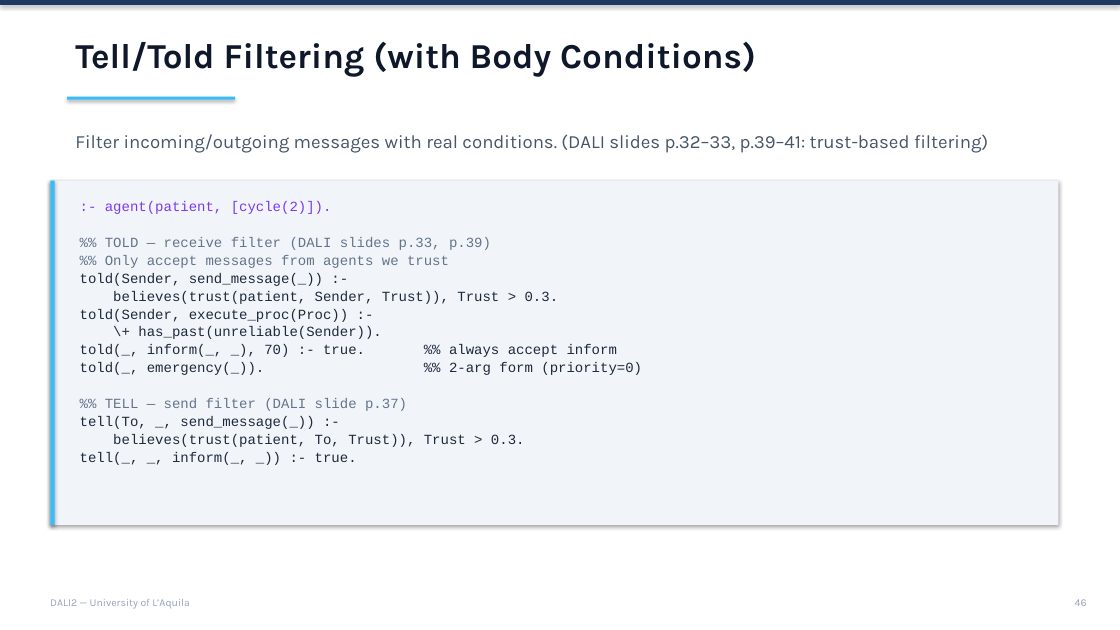
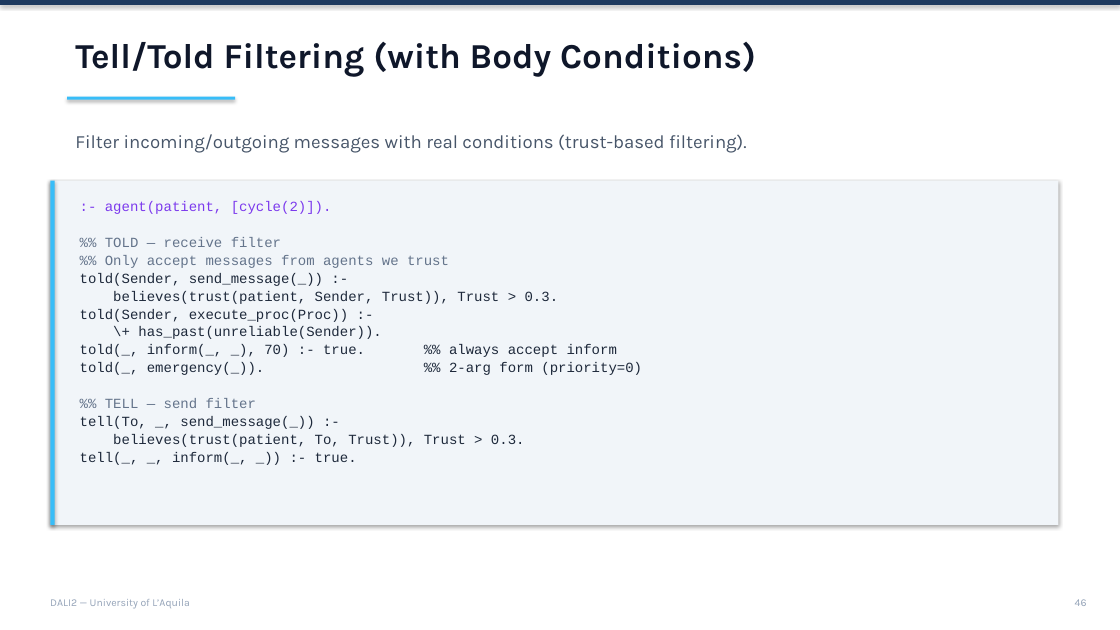
Before and after one commit to AAAI-DISIM-UnivAQ/DALI2, a slide deck: slide 46 of slides/Slides.pptx. Drawn at 1120x630 pixels with LibreOffice and Linux fonts; fonts in the diff are those of the drawing. Boxes give left, top, right and bottom in pixels: in the first picture for what was removed or moved away, otherwise in the second. Text is boxed around its words. In the diff, an @@ line names an element or a change of style, - is before the commit and + after.

```diff
--- a/slides/Slides.pptx
+++ b/slides/Slides.pptx
@@ text at [75, 134, 747, 153]: text changed @@
-Filter incoming/outgoing messages with real conditions. (DALI slides p.32–33, p.39–41: trust-based filtering)
+Filter incoming/outgoing messages with real conditions (trust-based filtering).
@@ text at [105, 237, 281, 247]: text changed @@
-%% TOLD — receive filter (DALI slides p.33, p.39)
+%% TOLD — receive filter
@@ text at [105, 398, 256, 408]: text changed @@
-%% TELL — send filter (DALI slide p.37)
+%% TELL — send filter
```
Also in this commit, not shown: 19 other slides changed, 6 other files.
